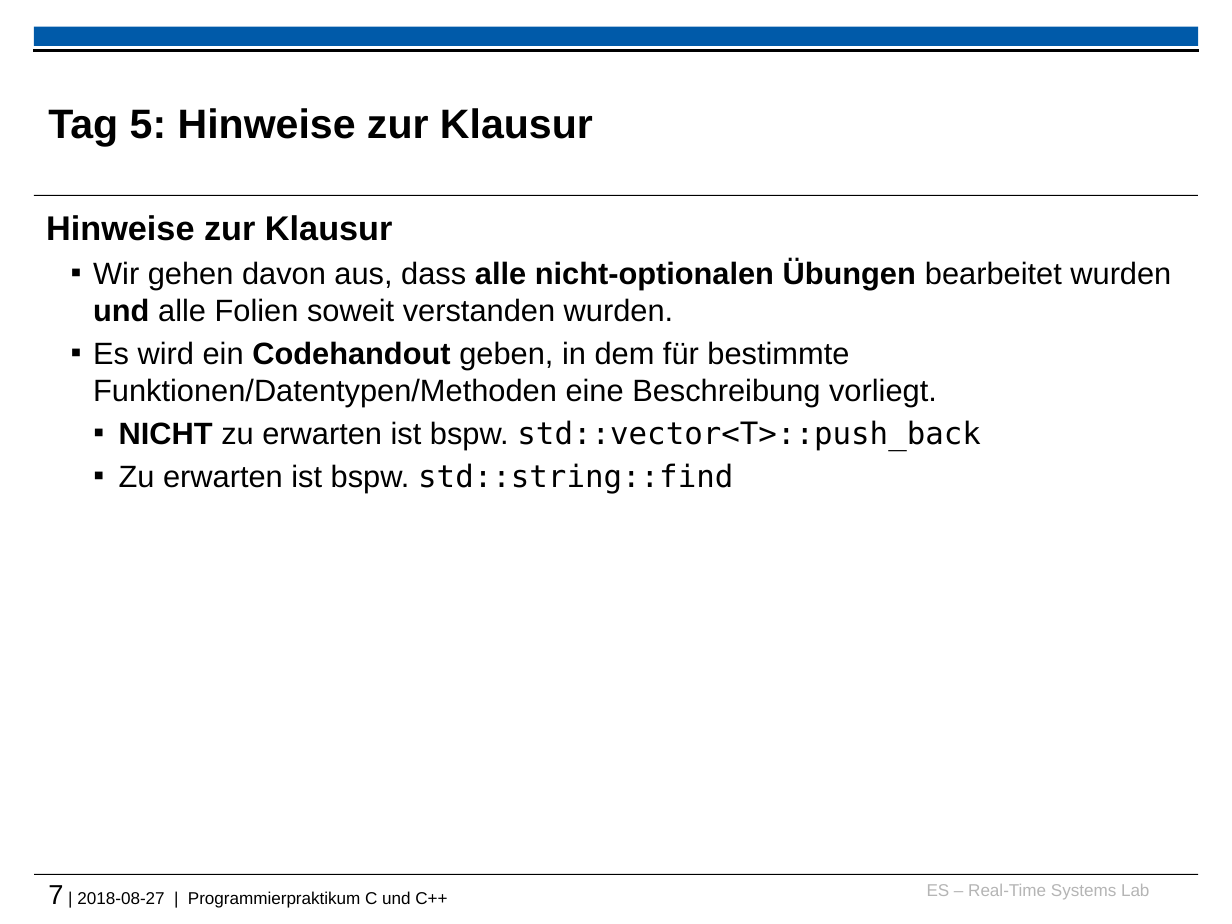
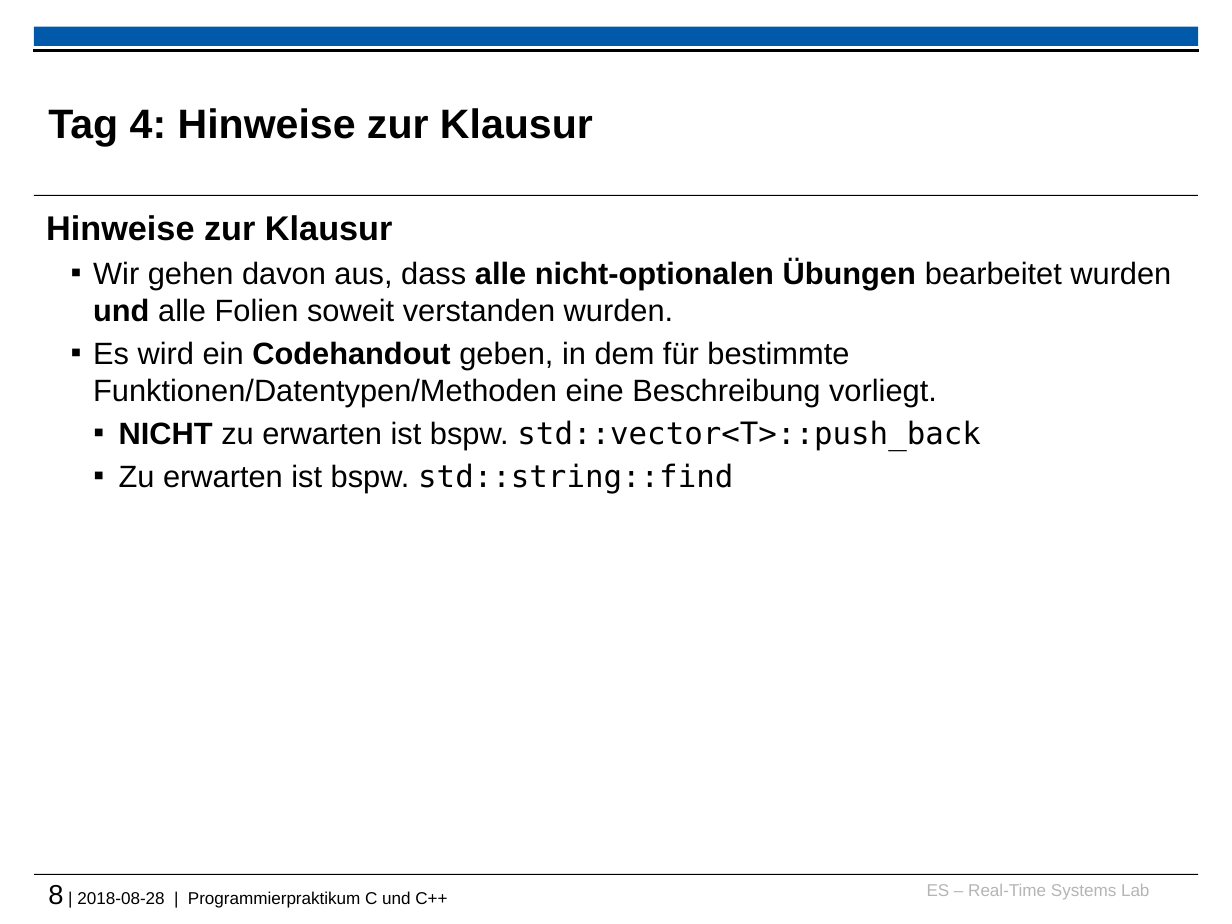
Before and after one commit to Gafielt/tud-cppp, a slide deck: slide 8 of 2018/recap_and_warmup_slides.pptx (slide 7 before the commit). Drawn at 1232x924 pixels with LibreOffice and Linux fonts; fonts in the diff are those of the drawing; background and template pictures are left out. Boxes give left, top, right and bottom in pixels: in the first picture for what was removed or moved away, otherwise in the second. Text is boxed around its words. In the diff, an @@ line names an element or a change of style, - is before the commit and + after.

```diff
--- a/2018/recap_and_warmup_slides.pptx
+++ b/2018/recap_and_warmup_slides.pptx
@@ title at (x1=48, y1=108, x2=593, y2=147): text changed @@
-Tag 5: Hinweise zur Klausur
+Tag 4: Hinweise zur Klausur
@@ text at (x1=48, y1=885, x2=447, y2=908): text changed @@
-7 | 2018-08-27 | Programmierpraktikum C und C++
+8 | 2018-08-28 | Programmierpraktikum C und C++
```
Also in this commit, not shown: 1 other slide changed, 1 slide added, 1 other file.
